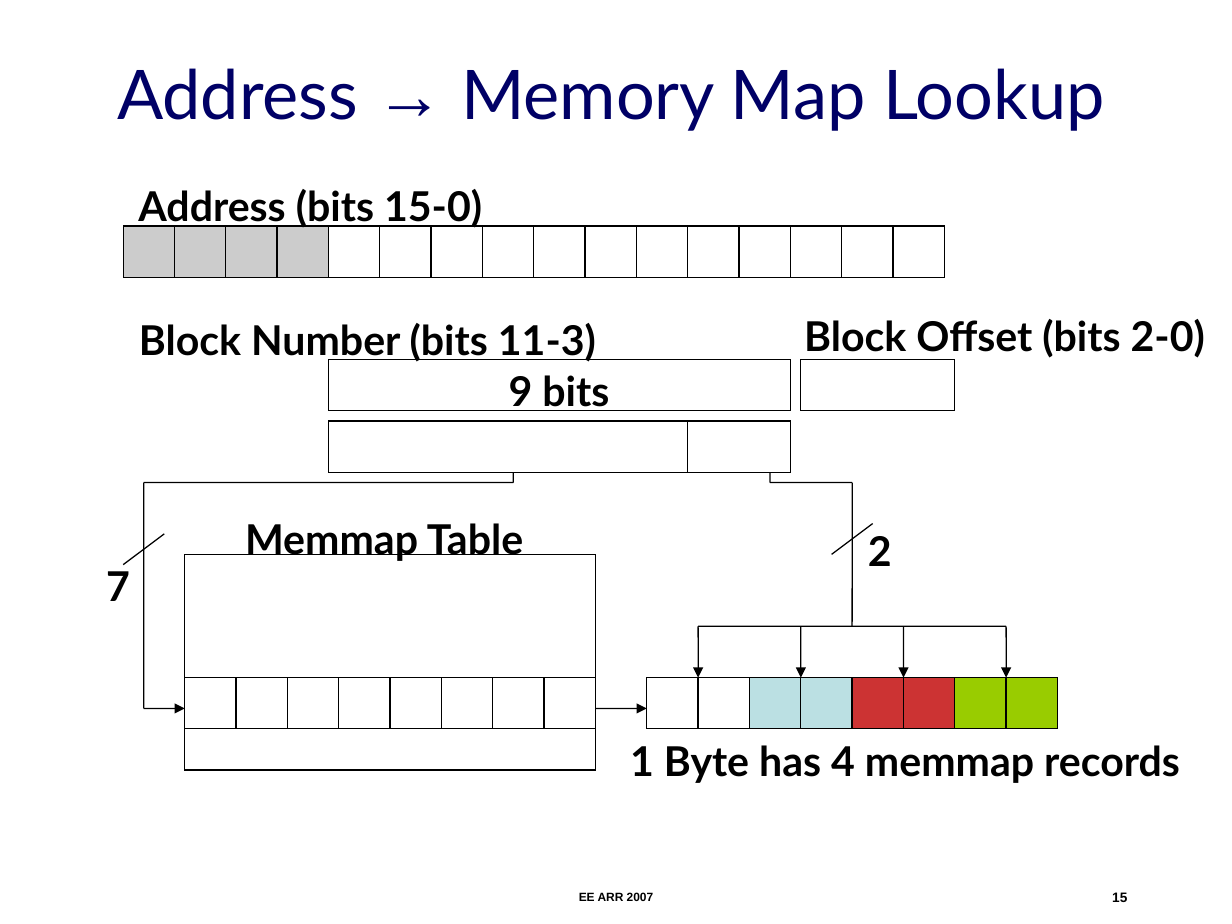
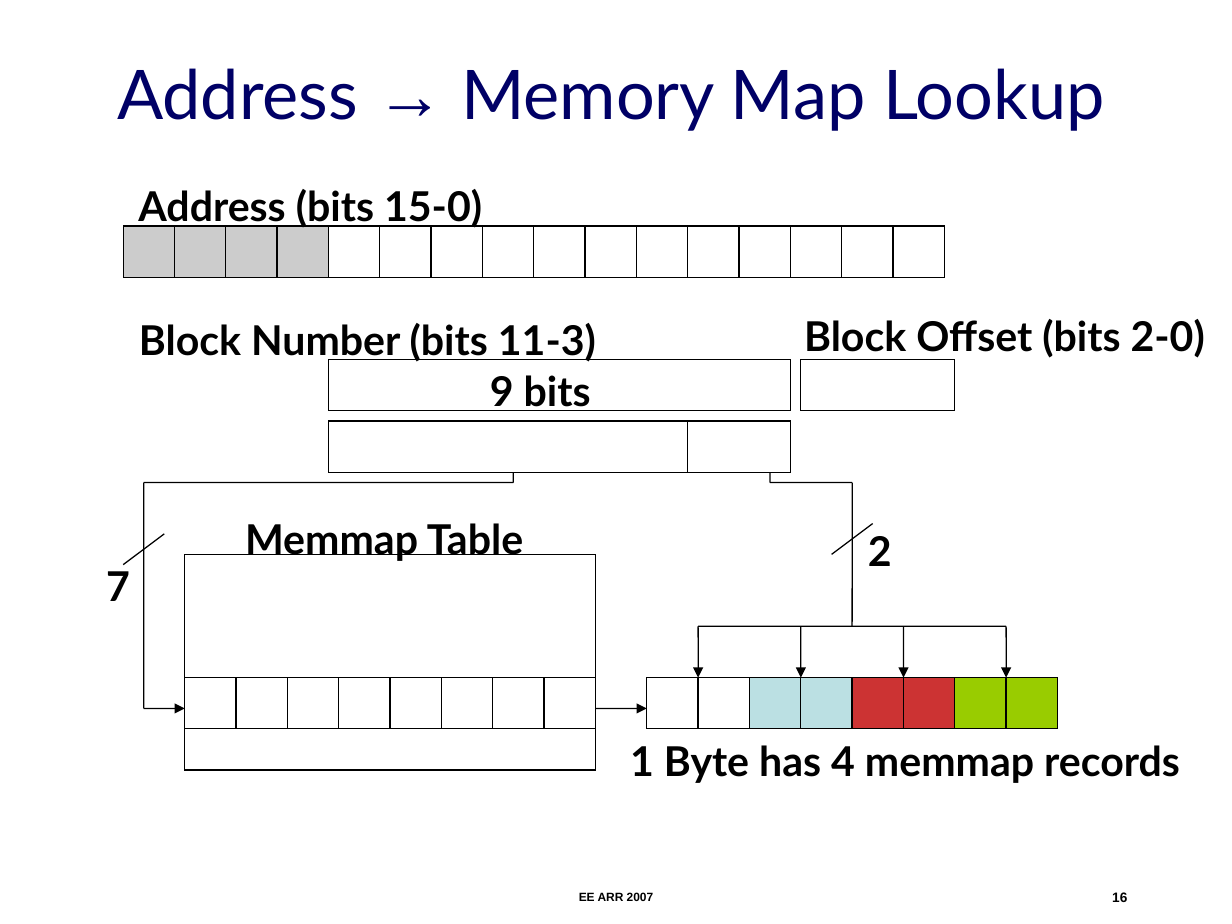
Before and after one commit to nesl/umpu, a slide deck: slide 16 of docs/ee-arr-2007/ee-arr.ppt (slide 15 before the commit). Drawn at 1232x924 pixels with LibreOffice and Linux fonts; fonts in the diff are those of the drawing. Boxes give left, top, right and bottom in pixels: in the first picture for what was removed or moved away, otherwise in the second. Text is boxed around its words. In the diff, an @@ line names an element or a change of style, - is before the commit and + after.

```diff
--- a/docs/ee-arr-2007/ee-arr.ppt
+++ b/docs/ee-arr-2007/ee-arr.ppt
@@ text "9 bits": place and size @@
-text "9 bits" at bbox=[509, 375, 609, 411]
+text "9 bits" at bbox=[490, 375, 591, 411]
```
Also in this commit, not shown: 26 other slides changed, 3 slides added, 17 slides removed, 1 other file.
